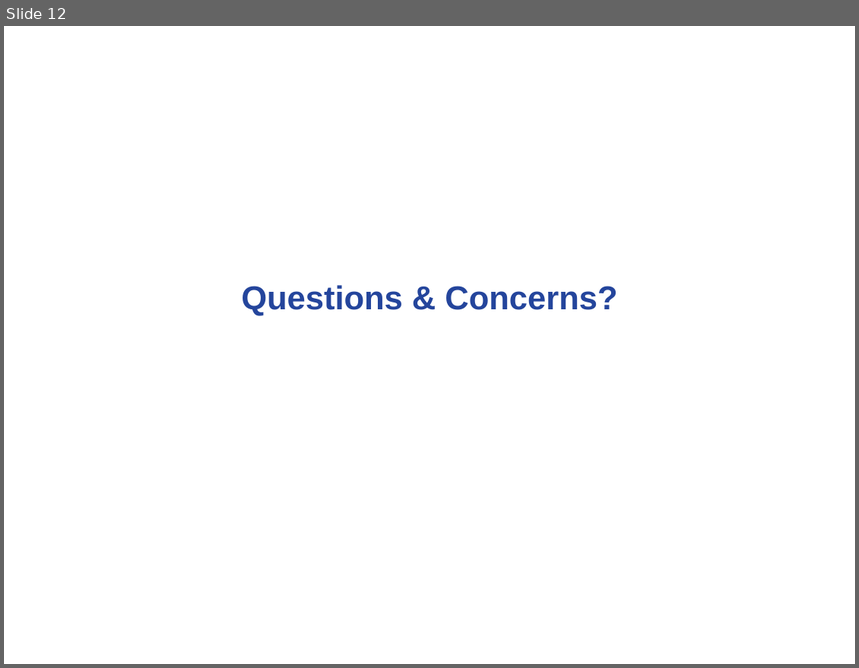
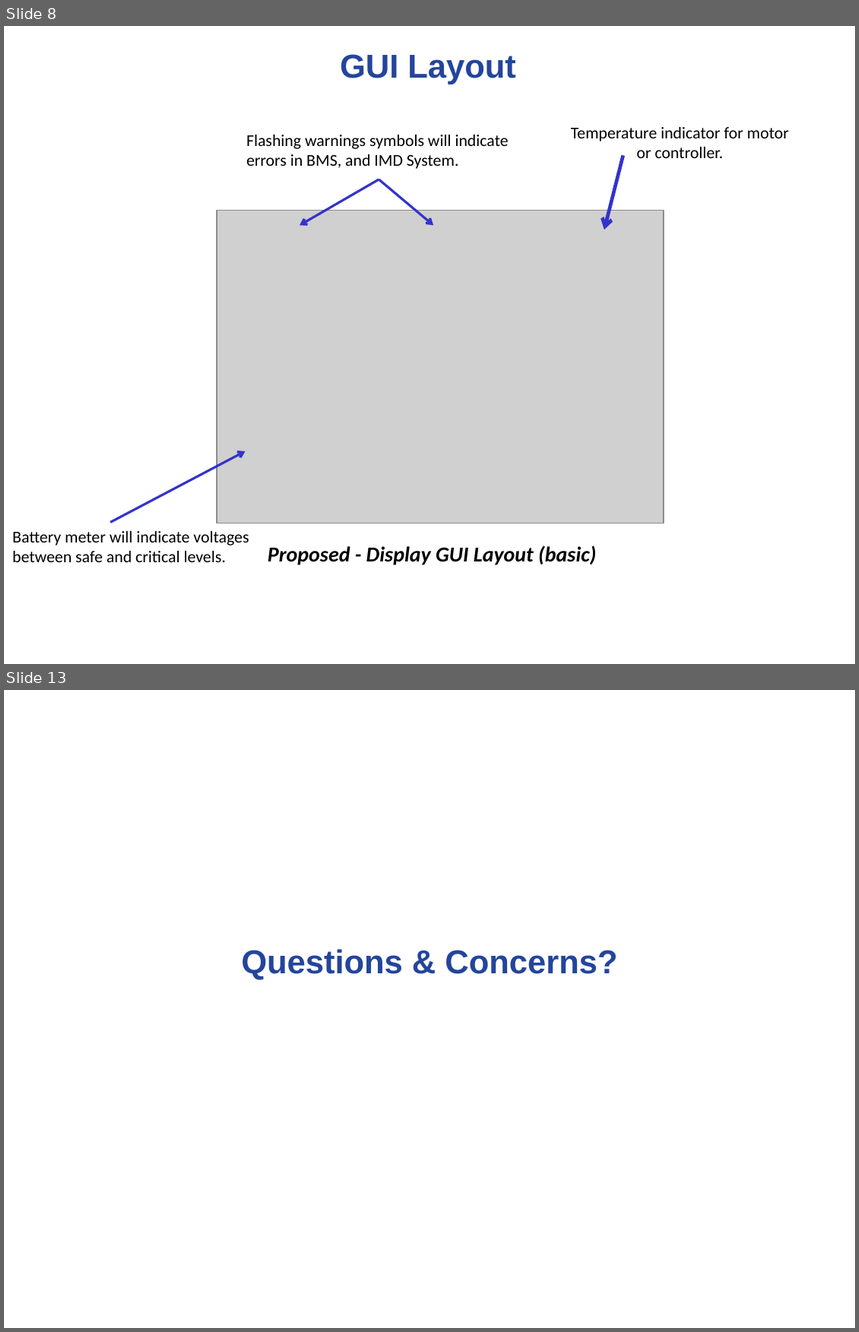
Before and after one commit to noahterickson/DigitalDash, a slide deck: Proposal/Project Proposal.ppt. Shown one above the other, each under a label of ours: slide 12 before the commit, slides 8 and 13 after it; the slides between them are not shown. The pictures are 859x668 and 859x1332 pixels, drawn with LibreOffice and Linux fonts; fonts in the diff are those of the drawing; grey boxes stand for pictures; background and template pictures are left out. Boxes give left, top, right and bottom in pixels: in the first picture for what was removed or moved away, otherwise in the second. Text is boxed around its words. In the diff, an @@ line names an element or a change of style, - is before the commit and + after.

```diff
--- a/Proposal/Project Proposal.ppt
+++ b/Proposal/Project Proposal.ppt
@@ slide 8 added at box(4, 26, 855, 664), background #FFFFFF @@
@@ text added at box(340, 54, 516, 85), 28 pt, text #24459C, bold @@
+GUI Layout
@@ text added at box(246, 135, 509, 169), 14 pt, text #000000 @@
+Flashing warnings symbols will indicate errors in BMS, and IMD System.
@@ text added at box(571, 127, 789, 158), 14 pt, text #000000 @@
+Temperature indicator for motor or controller.
@@ arrow added from (623, 155) to (604, 230), #3333CC 3 pt @@
@@ arrow added from (379, 180) to (300, 225), #3333CC 2.01 pt @@
@@ arrow added from (379, 180) to (434, 225), #3333CC 2.01 pt @@
@@ picture added at box(217, 211, 664, 524) @@
@@ arrow added from (110, 522) to (245, 452), #3333CC 2.01 pt @@
@@ text added at box(12, 531, 249, 563), 14 pt, text #000000 @@
+Battery meter will indicate voltages between safe and critical levels.
@@ text added at box(268, 546, 596, 566), 18 pt, text #000000, bold, italic @@
+Proposed - Display GUI Layout (basic)
@@ what was slide 12 is now slide 13 @@
```
Also in this commit, not shown: 11 slides changed.
